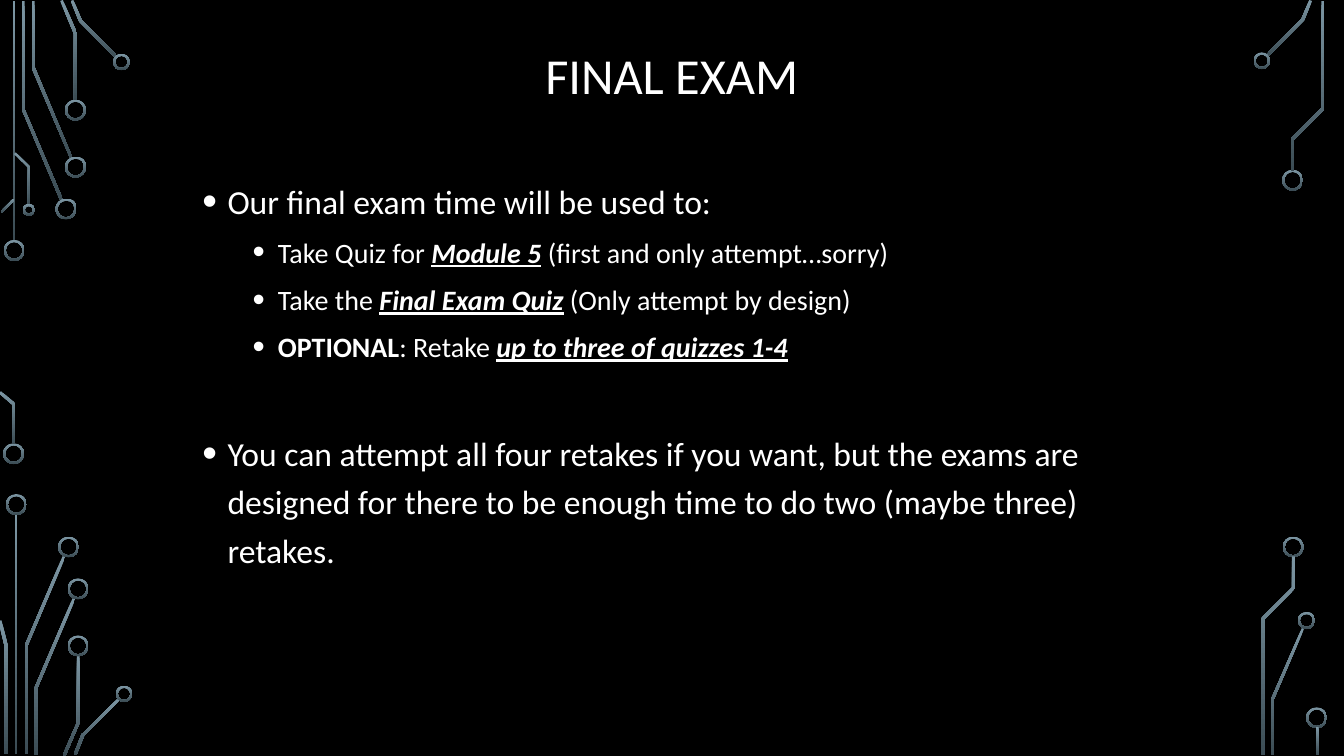
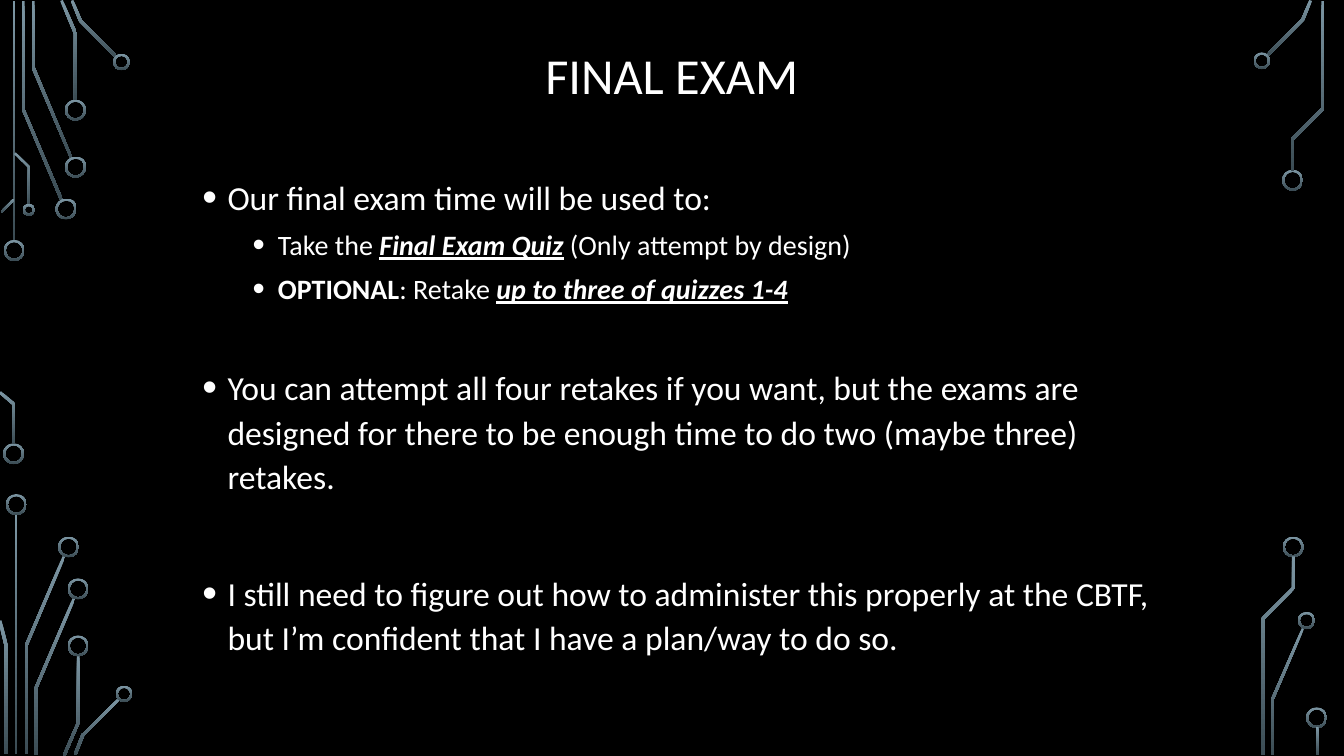
Before and after one commit to markfloryan/dmt2, a slide deck: slide 22 of slides/00-CourseIntroduction.pptx (slide 18 before the commit). Drawn at 1344x756 pixels with LibreOffice and Linux fonts; fonts in the diff are those of the drawing; background and template pictures are left out. Boxes give left, top, right and bottom in pixels: in the first picture for what was removed or moved away, otherwise in the second. Text is boxed around its words. In the diff, an @@ line names an element or a change of style, - is before the commit and + after.

Commit message:
first day prep

```diff
--- a/slides/00-CourseIntroduction.pptx
+++ b/slides/00-CourseIntroduction.pptx
@@ text at (228, 186, 1079, 490): line spacing 1.2 to 1.1 @@
@@ text at (278, 242, 888, 268): paragraph removed @@
-  • Take Quiz for Module 5 (first and only attempt…sorry)
@@ text at (228, 582, 1148, 656): paragraph added @@
+• I still need to figure out how to administer this properly at the CBTF, but I’m confident that I have a plan/way to do so.
```
Also in this commit, not shown: 10 other slides changed, 6 slides added, 1 slide removed, 10 other files.
